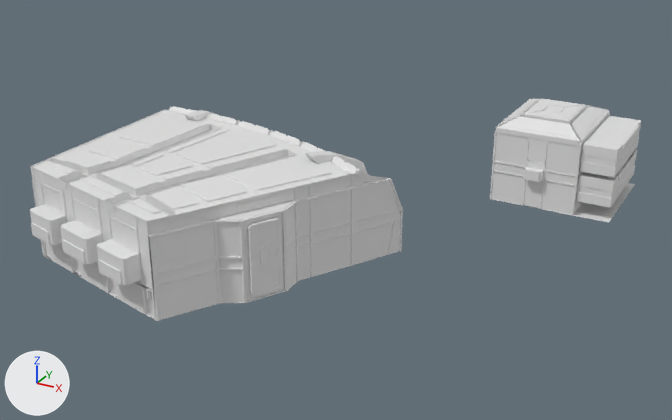
The Blender file BlenderSource/MonitorMessHall.blend: old version first, new version second.
One viewpoint serves both versions: a 50 mm lens placed at (69.7, -75.6, 45.3), pointed at (22.7, 9.8, 2.5). Arrows for +X, +Y and +Z are at lower left; the lights stay in place.

The scene before the commit, as lines of its bpy script (objects in view):
```python
me_cube = bpy.data.meshes.new('Cube')
me_cube.from_pydata(...)  # 8682 vertices, 6187 faces, 4 loose edges; spans x -3.8..49.8, y -17.7..40.7, z 0.0..11.4
me_cube.materials.append(mat_material)  # white #e7e7e7
# before: 3277 (-2.1, -4.6, 8.9), 3407 (-2.1, -11.3, 10.4) at pixel (30, 166), 3431 (-2.1, -11.3, 0.0) at pixel (43, 255), 3445 (-2.2, -4.6, 8.9), 3447 (-2.2, -11.2, 8.7) at pixel (31, 180)
# before: 3448 (-2.2, -11.2, 8.9) at pixel (31, 179), 3449 (-2.1, -11.2, 8.9) at pixel (32, 179), 3452 (-2.1, -11.3, 8.9) at pixel (32, 179), 4063 (17.5, -16.4, 10.4) at pixel (146, 221), 4087 (17.5, -16.4, 0.0) at pixel (155, 320)
# before: 4104 (17.7, -16.4, 8.9) at pixel (149, 236), 6943 (-2.0, -11.3, 10.4) at pixel (30, 166), 6944 (17.5, -16.4, 1.4) at pixel (154, 308), 6961 (17.5, -16.4, 2.8) at pixel (153, 295), 6962 (-2.1, -11.3, 3.0)
# before: 6971 (-2.1, -11.3, 3.3), 6974 (17.3, -16.3, 3.3) at pixel (151, 289), 6977 (-1.9, -11.3, 3.3), 6980 (17.5, -16.4, 3.1) at pixel (153, 292), 7232 (17.5, -16.4, 2.9) at pixel (153, 293)
# before: 7233 (-2.1, -11.3, 1.5) at pixel (41, 243), 7234 (-2.1, -11.3, 3.2), 7235 (-2.1, -11.3, 6.9) at pixel (34, 197), 7236 (17.4, -16.4, 10.4) at pixel (146, 220), 7237 (17.5, -16.4, 6.7) at pixel (150, 257)
# before: 7238 (17.5, -16.4, 8.6) at pixel (148, 239), 7239 (-2.0, -11.3, 8.6) at pixel (32, 181), 7442 (-2.1, -11.3, 10.2) at pixel (30, 167), 7472 (17.5, -16.4, 10.2) at pixel (146, 222)
ob_cube = bpy.data.objects.new('Cube', me_cube)
ob_cube.location = (0.0, 0.0, 0.0)
```
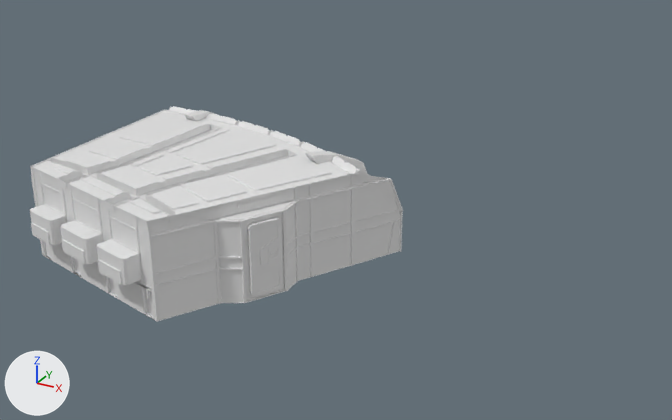
What differs and where, as boxes [x1, y1, x2, y2] in the pictures (672 x 420 px; the box of a moved part takes in the faces that stretch with it):
'Cube', reshaped (39% narrower): before [30, 98, 641, 321]; after [30, 106, 403, 321]
part 1 of me_cube, deleted: before [490, 98, 641, 223]
part 2 of me_cube, moved or reshaped: before [30, 166, 396, 321]; after [31, 171, 396, 321]

The change, as a diff of the scene's bpy script:
```diff
--- a/BlenderSource/MonitorMessHall.blend.py
+++ b/BlenderSource/MonitorMessHall.blend.py
@@ me_cube @@
 # used by ob_cube; location = (0.0, 0.0, 0.0)
 # verts and faces of me_cube; kept vertices keep their numbers, new ones are numbered from 8682
-me_cube.from_pydata(...)  # 8682 vertices, 6187 faces, 4 loose edges; spans x -3.8..49.8, y -17.7..40.7, z 0.0..11.4
+me_cube.from_pydata(...)  # 5845 vertices, 4118 faces, 4 loose edges; spans x -3.8..31.6, y -17.7..17.3, z 0.0..11.4
+# me_cube part 1: 10 loose pieces with 2836 vertices, spanning x 34.7..49.8, y 26.2..40.7, z 0.0..10.6, are deleted
+# me_cube part 2
+delete_vertices([3449, 7235, 7237])  # with the faces that use them
+for i in [3431, 6962, 6971, 7233, 7234]: verts[i] += (-0.2, 0.1, 0.0)
+for i in [4087, 6944, 6961, 6980, 7232]: verts[i] += (0.2, 0.0, 0.0)
+verts[8682] = (-2.3, -11.2, 6.9)  # pixel (34, 196)
+verts[8683] = (17.7, -16.4, 6.7)  # pixel (151, 258)
+faces += [(3277, 3452, 3448, 3445), (3407, 6943, 7239, 8682), (4063, 8683, 7238, 7236), (6974, 7238, 8683, 6980), (6971, 8682, 7239, 6977), (3447, 3448, 7442, 8682)]
+faces += [(4104, 8683, 7472)]
 me_cube.materials.append(mat_material)
```
